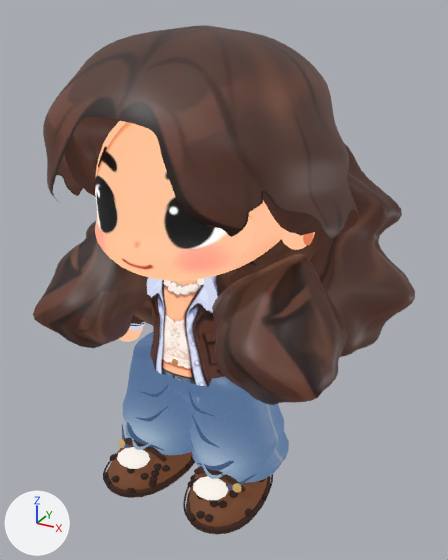
A saved change to the glTF model pixel-plaza/assets/people3d/amber.glb.
Camera for both pictures: a 50 mm lens placed at (3.78, -6.4, 6.16), pointed at (0.22, 0.07, 2.93). The lights are fixed; the arrows at lower left show +X, +Y and +Z. The older version comes first.

Objects in the first picture: 'machi_body__outfit', 'machi_head__face', 'machi_head__hair', 'machi_head__hair_back', 'machi_head__hair_flat', 'machi_head__hair_lock0', 'machi_head__hair_lock1', 'machi_legL__jeans_tex', 'machi_legL__shoe', 'machi_legL__sole', 'machi_legR__jeans_tex', 'machi_legR__shoe' and 22 more.
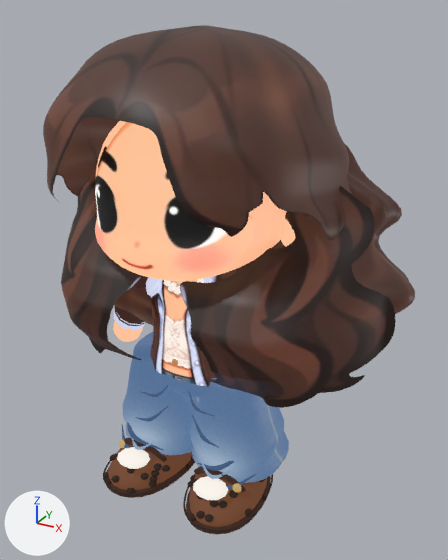
Boxes (x1, y1, x2, y2) around the edits, measured in the pictures (448 x 560 px):
'machi_head__lock18537_n', added (brown)
    after: (180, 186, 396, 408)
'machi_head__hair_lock1', deleted (brown)
    before: (212, 254, 347, 405)
'machi_head__hair_lock0', deleted (brown)
    before: (33, 231, 150, 348)
'machi_head__lock1832_n', added
    after: (61, 165, 142, 360)
'machi_head__hair_flat', deleted
    before: (65, 135, 320, 236)

Edits to the bpy script that builds the scene:
```text
Add img_lock18537_001:
    img_lock18537_001 = load_image('lock18537.001', '_unpacked/lock18537.001', 490, 560, 'sRGB')
Add img_lock18537:
    img_lock18537 = load_image('lock18537', '_unpacked/lock18537', 490, 560, 'sRGB')
Add img_lock1832:
    img_lock1832 = load_image('lock1832', '_unpacked/lock1832', 490, 560, 'sRGB')
Add img_lock1832_001:
    img_lock1832_001 = load_image('lock1832.001', '_unpacked/lock1832.001', 490, 560, 'sRGB')
Add mat_lock18537:
    mat_lock18537 = bpy.data.materials.new('lock18537')
    # colours: black #000000
    # uses the picture img_lock18537
    # uses the picture img_lock18537_001
Add mat_lock1832:
    mat_lock1832 = bpy.data.materials.new('lock1832')
    # colours: black #000000
    # uses the picture img_lock1832
    # uses the picture img_lock1832_001
Add me_lock_001_1:
    me_lock_001_1.from_pydata(...)  # 1677 vertices, 3106 faces; spans x 0.22..2.45, y -1.29..0.22, z 1.77..4.74
    me_lock_001_1.materials.append(mat_lock18537)
Add me_lock_1:
    me_lock_1.from_pydata(...)  # 1690 vertices, 3144 faces; spans x -2.46..-0.26, y -1.29..0.22, z 1.76..4.74
    me_lock_1.materials.append(mat_lock1832)
Remove ob_machi_head__hair_flat:
    ob_machi_head__hair_flat = bpy.data.objects.new('machi_head__hair_flat', me_strand)
    ob_machi_head__hair_flat.location = (0.0, 0.0, 0.0)
Remove ob_machi_head__hair_lock0:
    ob_machi_head__hair_lock0 = bpy.data.objects.new('machi_head__hair_lock0', me_lock)
    ob_machi_head__hair_lock0.location = (0.0, 0.0, 0.0)
Remove ob_machi_head__hair_lock1:
    ob_machi_head__hair_lock1 = bpy.data.objects.new('machi_head__hair_lock1', me_lock_001)
    ob_machi_head__hair_lock1.location = (0.0, 0.0, 0.0)
Add ob_machi_head__lock18537_n:
    ob_machi_head__lock18537_n = bpy.data.objects.new('machi_head__lock18537_n', me_lock_001_1)
    ob_machi_head__lock18537_n.location = (0.0, 0.0, 0.0)
Add ob_machi_head__lock1832_n:
    ob_machi_head__lock1832_n = bpy.data.objects.new('machi_head__lock1832_n', me_lock_1)
    ob_machi_head__lock1832_n.location = (0.0, 0.0, 0.0)
```
